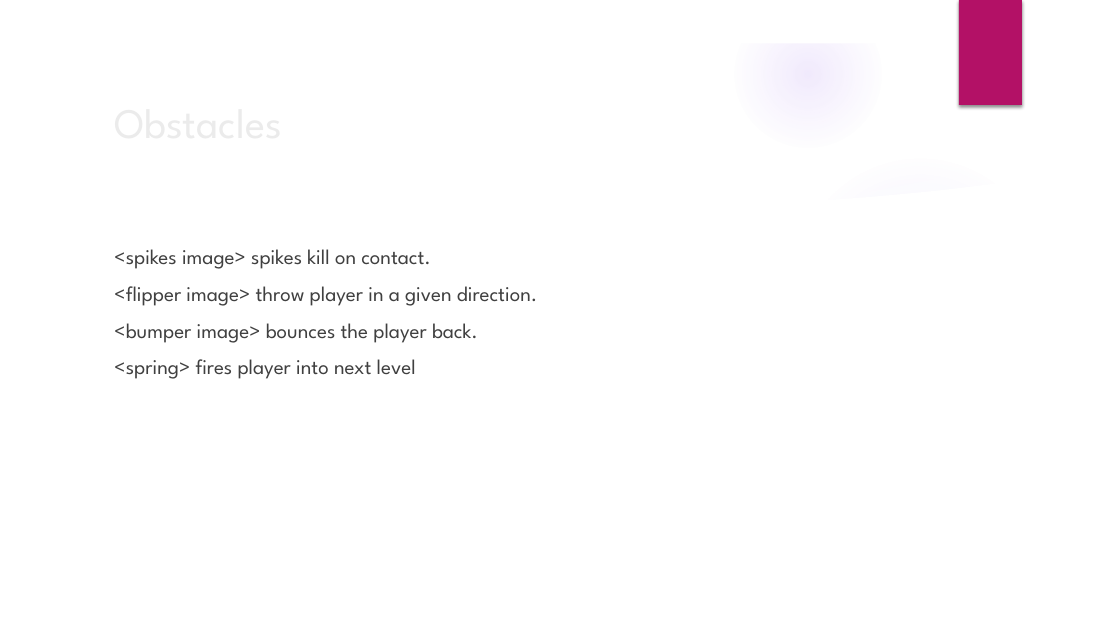
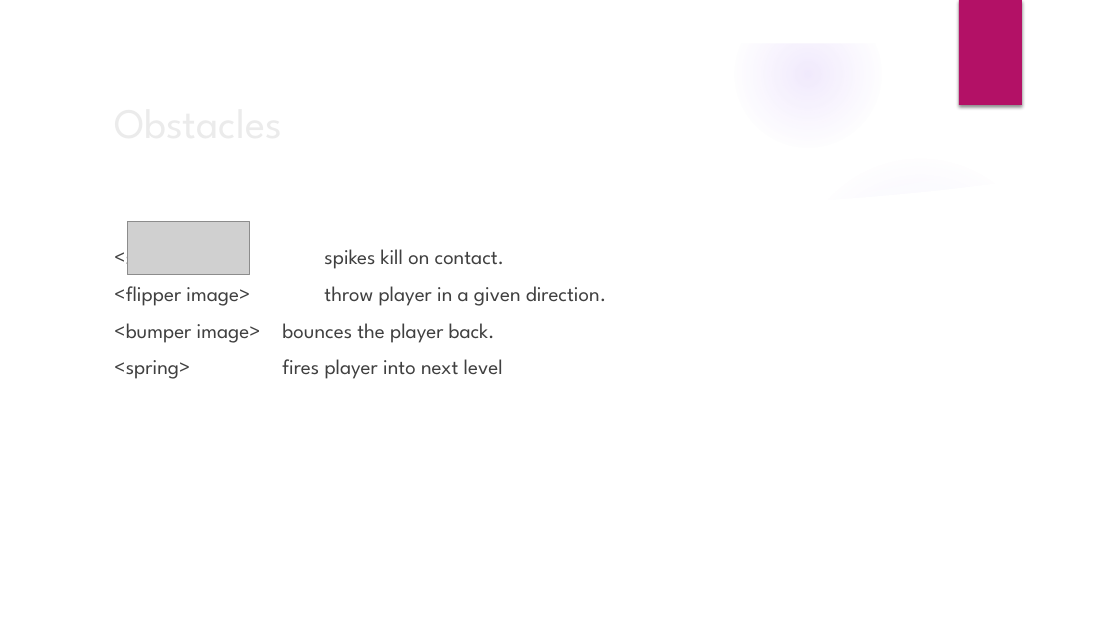
Before and after one commit to dawidK5/NinjaBall, a slide deck: slide 5 of pitchNinja Ball.pptx. Drawn at 1120x630 pixels with LibreOffice and Linux fonts; fonts in the diff are those of the drawing; grey boxes stand for pictures; background and template pictures are left out. Boxes give left, top, right and bottom in pixels: in the first picture for what was removed or moved away, otherwise in the second. Text is boxed around its words. In the diff, an @@ line names an element or a change of style, - is before the commit and + after.

```diff
--- a/pitchNinja Ball.pptx
+++ b/pitchNinja Ball.pptx
@@ text "<spikes image> spikes kill on ..." rewrapped from (x1=114, y1=249, x2=537, y2=379) to (x1=114, y1=243, x2=606, y2=379) @@
@@ picture added at (x1=127, y1=222, x2=250, y2=276) @@
```
Also in this commit, not shown: 1 other slide changed.
